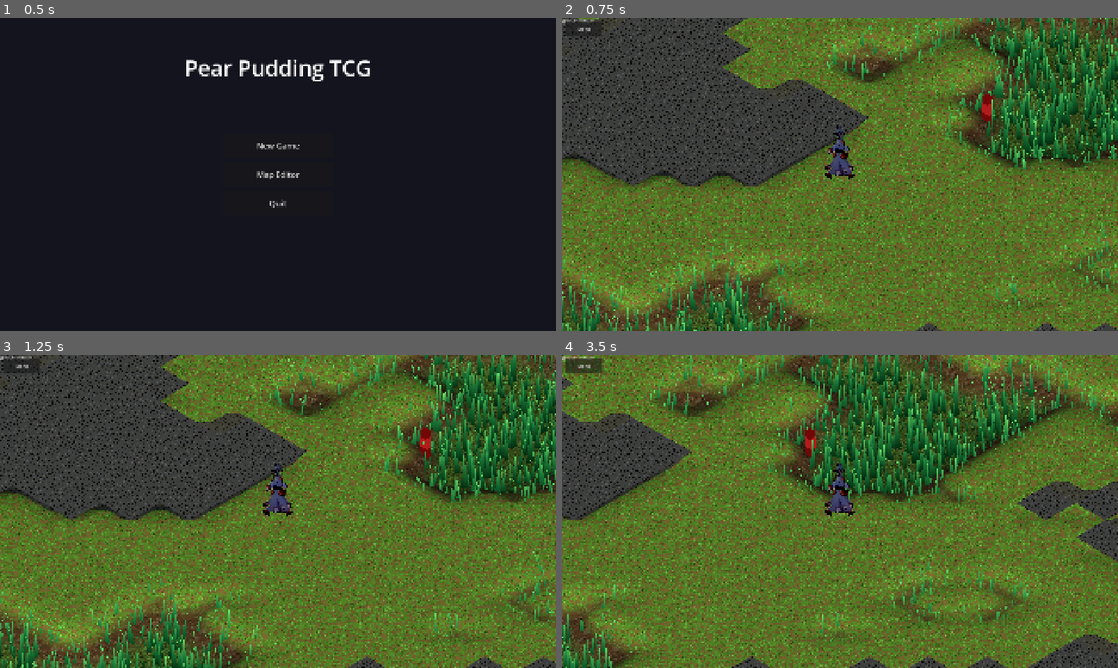
Above: before the commit, frames 1-4 (two rows, left to right).
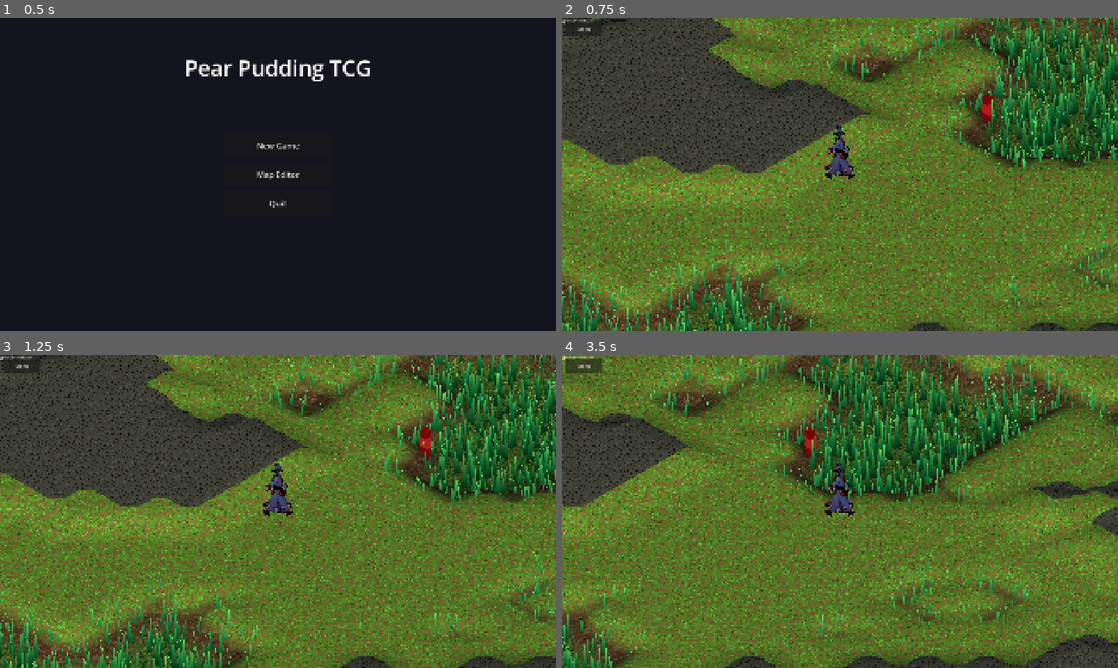
Above: after the commit, the same moments.

Repository: ChrisPauly97/pear-pudding-godot
Game: Godot game, scene res://scenes/ui/MenuScene.tscn
Same seed, same stepped clock (60 frames per second), same inputs: the game is played once before the commit and once after it.
Inputs (mouse positions are in pixels of both pictures, inside the frame that each line leads up to):
- Up to frame 1 (0.5 s): no input
- Up to frame 2 (0.75 s): click "New Game" at 0.5 s
- Up to frame 3 (1.25 s): no input
- Up to frame 4 (3.5 s): tap Enter at 1.25 s; move the mouse to (962, 495) at 1.27 s; hold D (move_right) 1.28-2 s; hold E (interact) 1.28-2 s; click (962, 495) at 1.42 s; tap Space (jump) at 1.52 s; drag from (728, 527) to (812, 574) at 2.02 s; move the mouse to (895, 442) at 2.77 s; hold D (move_right) from 2.78 s (still down); tap 2 at 2.85 s

Frame 1 is identical in both runs. In frame 2, 7.3% of the frame differs, in the area x 0-100%, y 0-100%; in frame 3, 7.2%; in frame 4, 7.0%.

Commit message:
Render walls as smooth terrain mounds matching hill rendering
Walls now use the same smoothstep height field, finite-difference normals,
and slope-based texture blending as hills instead of flat box-face geometry
with separate StandardMaterial3D surfaces.

- TerrainMath.compute_height_field: accepts height_lookup, includes TILE_WALL
  tiles in smoothstep computation (independent hill/wall contributions, max wins)
- TerrainMath.get_height_at: same unified algorithm for entity placement
- terrain.gdshader: wall branch uses slope-based zone blending (grass base →
  wall_side on slopes → wall_top on plateau) matching the hill branch
- Wall max height clamped to 10 world units (WALL_MAX_H)
- Removed build_wall_mesh, add_wall_side, ensure_wall_materials,
  get_wall_materials from TerrainMath (no longer needed)
- ChunkRenderer/WorldScene: removed wall visual mesh code, kept collision boxes
- Snapshot now includes height_grid for thread-safe wall height lookup

https://claude.ai/code/session_016ncjJWYM2o8LeUHatXrJXx

Diff:
--- a/assets/shaders/terrain.gdshader
+++ b/assets/shaders/terrain.gdshader
@@ -9,7 +9,9 @@
 uniform sampler2D hill_side_texture : source_color, hint_default_white;
 // Grassy top shown on the flat plateau of hills (high-height zone)
 uniform sampler2D hill_texture      : source_color, hint_default_white;
-// Stone floor shown under wall tiles
+// Earthy/stone texture shown on the steep slopes of walls
+uniform sampler2D wall_side_texture : source_color, hint_default_white;
+// Stone floor shown on the flat plateau of walls
 uniform sampler2D wall_top_texture  : source_color, hint_default_white;
 
 // How many times the textures tile per world unit
@@ -92,8 +94,20 @@
 	bool is_wall = v_wall > 0.5;
 
 	if (is_wall) {
-		vec3 wall_col = vec3(0.49 + d1 * 0.07, 0.38 + d1 * 0.05, 0.18 + d1 * 0.04);
-		base_col = mix(wall_col, texture(wall_top_texture, uv_xz).rgb, 0.85);
+		// Same slope-based zone blending as hills, but with wall textures
+		vec3 grass_col_w = vec3(0.44 + d0 * 0.11, 0.62 + d0 * 0.09, 0.25 + d0 * 0.05);
+		grass_col_w = mix(grass_col_w, texture(grass_texture, uv_xz).rgb, 0.85);
+		base_col = grass_col_w;
+		if (t_side > 0.01) {
+			vec3 side_col = vec3(0.42 + d1 * 0.07, 0.36 + d1 * 0.05, 0.28 + d1 * 0.04);
+			side_col = mix(side_col, texture(wall_side_texture, uv_xz).rgb, 0.85);
+			base_col = mix(base_col, side_col, t_side);
+		}
+		if (t_top > 0.01) {
+			vec3 top_col = vec3(0.49 + d1 * 0.07, 0.38 + d1 * 0.05, 0.18 + d1 * 0.04);
+			top_col = mix(top_col, texture(wall_top_texture, uv_xz).rgb, 0.85);
+			base_col = mix(base_col, top_col, t_top);
+		}
 	} else if (t_side < 0.01 && t_top < 0.01) {
 		// Pure flat grass — most common, single texture fetch
 		vec3 grass_col = vec3(0.44 + d0 * 0.11, 0.62 + d0 * 0.09, 0.25 + d0 * 0.05);
--- a/game_logic/TerrainMath.gd
+++ b/game_logic/TerrainMath.gd
@@ -5,6 +5,9 @@
 # named-map path (WorldScene) and the infinite-chunk path (ChunkRenderer).
 # Eliminates the three duplicate smoothstep implementations and the two
 # duplicate mesh-builder copies.
+
+# Maximum wall height in world units (walls are clamped to this)
+const WALL_MAX_H: float = 10.0
 
 # ── Height computation ────────────────────────────────────────────────────
 
@@ -20,42 +23,53 @@
 	var vtx: int = int(wx / IsoConst.TILE_SIZE)
 	var vtz: int = int(wz / IsoConst.TILE_SIZE)
 	var curve_r_sq: float = curve_r * curve_r
-	var min_dist_sq: float = curve_r_sq
+	var min_dist_sq_hill: float = curve_r_sq
+	var min_dist_sq_wall: float = curve_r_sq
+	var nearest_wall_peak: float = 0.0
 	for dtz in range(-tile_check, tile_check + 1):
 		for dtx in range(-tile_check, tile_check + 1):
 			var ttx: int = vtx + dtx
 			var ttz: int = vtz + dtz
-			if tile_lookup.call(ttx, ttz) != IsoConst.TILE_HILL:
+			var tile_type: int = tile_lookup.call(ttx, ttz)
+			if tile_type != IsoConst.TILE_HILL and tile_type != IsoConst.TILE_WALL:
 				continue
 			var near_x: float = clamp(wx, float(ttx) * IsoConst.TILE_SIZE, float(ttx + 1) * IsoConst.TILE_SIZE)
 			var near_z: float = clamp(wz, float(ttz) * IsoConst.TILE_SIZE, float(ttz + 1) * IsoConst.TILE_SIZE)
 			var ddx: float = wx - near_x
 			var ddz: float = wz - near_z
 			var dist_sq: float = ddx * ddx + ddz * ddz
-			if dist_sq < min_dist_sq:
-				min_dist_sq = dist_sq
-	if min_dist_sq >= curve_r_sq:
-		return 0.0
-	var t: float = 1.0 - sqrt(min_dist_sq) / curve_r
-	t = t * t * (3.0 - 2.0 * t)
-	var base_h: float = peak_h * t
-
-	# If standing on a wall tile, add the wall block height
-	var tile_at: int = tile_lookup.call(vtx, vtz)
-	if tile_at == IsoConst.TILE_WALL:
-		var wh: int = height_lookup.call(vtx, vtz)
-		base_h += float(maxi(1, wh)) * IsoConst.WALL_FACE_H
-
-	return base_h
+			if tile_type == IsoConst.TILE_HILL:
+				if dist_sq < min_dist_sq_hill:
+					min_dist_sq_hill = dist_sq
+			else:  # TILE_WALL
+				if dist_sq < min_dist_sq_wall:
+					min_dist_sq_wall = dist_sq
+					var wh: int = height_lookup.call(ttx, ttz)
+					nearest_wall_peak = minf(float(maxi(1, wh)) * IsoConst.WALL_FACE_H, WALL_MAX_H)
+
+	var h: float = 0.0
+	if min_dist_sq_hill < curve_r_sq:
+		var t: float = 1.0 - sqrt(min_dist_sq_hill) / curve_r
+		t = t * t * (3.0 - 2.0 * t)
+		h = peak_h * t
+	if min_dist_sq_wall < curve_r_sq:
+		var tw: float = 1.0 - sqrt(min_dist_sq_wall) / curve_r
+		tw = tw * tw * (3.0 - 2.0 * tw)
+		var wh: float = nearest_wall_peak * tw
+		if wh > h:
+			h = wh
+	return h
 
 ## Compute a packed height field for a grid of vertices.
 ## tile_lookup: Callable(ttx: int, ttz: int) -> int — returns tile type
+## height_lookup: Callable(ttx: int, ttz: int) -> int — returns wall height
 ## origin_x, origin_z: world-space origin of the grid
 ## nvx, nvz: vertex count in each axis
 ## step: world units between vertices
 ## curve_r, peak_h: smoothstep parameters
 static func compute_height_field(
 		tile_lookup: Callable,
+		height_lookup: Callable,
 		origin_x: float, origin_z: float,
 		nvx: int, nvz: int, step: float,
 		curve_r: float, peak_h: float) -> PackedFloat32Array:
@@ -71,26 +85,42 @@
 			var gz: float = origin_z + iz * step
 			var vtx: int = int(gx / IsoConst.TILE_SIZE)
 			var vtz: int = int(gz / IsoConst.TILE_SIZE)
-			var min_dist_sq: float = curve_r_sq
+			var min_dist_sq_hill: float = curve_r_sq
+			var min_dist_sq_wall: float = curve_r_sq
+			var nearest_wall_peak: float = 0.0
 			for dtz in range(-tile_check, tile_check + 1):
 				for dtx in range(-tile_check, tile_check + 1):
 					var ttx: int = vtx + dtx
 					var ttz: int = vtz + dtz
-					if tile_lookup.call(ttx, ttz) != IsoConst.TILE_HILL:
+					var tile_type: int = tile_lookup.call(ttx, ttz)
+					if tile_type != IsoConst.TILE_HILL and tile_type != IsoConst.TILE_WALL:
 						continue
 					var near_x: float = clamp(gx, float(ttx) * IsoConst.TILE_SIZE, float(ttx + 1) * IsoConst.TILE_SIZE)
 					var near_z: float = clamp(gz, float(ttz) * IsoConst.TILE_SIZE, float(ttz + 1) * IsoConst.TILE_SIZE)
 					var ddx: float = gx - near_x
 					var ddz: float = gz - near_z
 					var dist_sq: float = ddx * ddx + ddz * ddz
-					if dist_sq < min_dist_sq:
-						min_dist_sq = dist_sq
-			if min_dist_sq >= curve_r_sq:
-				hfield[iz * nvx + ix] = 0.0
-			else:
-				var t: float = 1.0 - sqrt(min_dist_sq) * inv_curve_r
+					if tile_type == IsoConst.TILE_HILL:
+						if dist_sq < min_dist_sq_hill:
+							min_dist_sq_hill = dist_sq
+					else:  # TILE_WALL
+						if dist_sq < min_dist_sq_wall:
+							min_dist_sq_wall = dist_sq
+							var wh: int = height_lookup.call(ttx, ttz)
+							nearest_wall_peak = minf(float(maxi(1, wh)) * IsoConst.WALL_FACE_H, WALL_MAX_H)
+
+			var h: float = 0.0
+			if min_dist_sq_hill < curve_r_sq:
+				var t: float = 1.0 - sqrt(min_dist_sq_hill) * inv_curve_r
 				t = t * t * (3.0 - 2.0 * t)
-				hfield[iz * nvx + ix] = peak_h * t
+				h = peak_h * t
+			if min_dist_sq_wall < curve_r_sq:
+				var tw: float = 1.0 - sqrt(min_dist_sq_wall) * inv_curve_r
+				tw = tw * tw * (3.0 - 2.0 * tw)
+				var wh: float = nearest_wall_peak * tw
+				if wh > h:
+					h = wh
+			hfield[iz * nvx + ix] = h
 	return hfield
 
 # ── Terrain mesh building ─────────────────────────────────────────────────
@@ -250,162 +280,6 @@
 
 	return { "mesh": terrain_mesh, "hmap": hmap }
 
-# ── Wall mesh building ────────────────────────────────────────────────────
-
-## Build a quad (2 triangles) for a wall side face.
-static func add_wall_side(
-		verts: PackedVector3Array, normals: PackedVector3Array,
-		uvs: PackedVector2Array, indices: PackedInt32Array,
-		bl: Vector3, br: Vector3, tr: Vector3, tl: Vector3,
-		normal: Vector3, h: float) -> void:
-	var i: int = verts.size()
-	verts.append_array([bl, br, tr, tl])
-	normals.append_array([normal, normal, normal, normal])
-	uvs.append_array([Vector2(0.0, h), Vector2(1.0, h), Vector2(1.0, 0.0), Vector2(0.0, 0.0)])
-	indices.append_array([i, i + 1, i + 2, i, i + 2, i + 3])
-
-## Build wall ArrayMesh from tile data. Returns null if no walls.
-## get_tile_fn: Callable(lx: int, lz: int) -> int
-## get_height_fn: Callable(lx: int, lz: int) -> int
-## grid_w, grid_h: tile grid dimensions to iterate
-static func build_wall_mesh(
-		get_tile_fn: Callable, get_height_fn: Callable,
-		grid_w: int, grid_h: int) -> ArrayMesh:
-	var lv := PackedVector3Array()
-	var ln := PackedVector3Array()
-	var lu := PackedVector2Array()
-	var li := PackedInt32Array()
-	var rv := PackedVector3Array()
-	var rn := PackedVector3Array()
-	var ru := PackedVector2Array()
-	var ri := PackedInt32Array()
-	var tv := PackedVector3Array()
-	var tn := PackedVector3Array()
-	var tu := PackedVector2Array()
-	var ti := PackedInt32Array()
-
-	for lz in range(grid_h):
-		for lx in range(grid_w):
-			if get_tile_fn.call(lx, lz) != IsoConst.TILE_WALL:
-				continue
-			var h: int = max(1, get_height_fn.call(lx, lz))
-			var fh: float = float(h)
-			var top_y: float = fh * IsoConst.WALL_FACE_H
-			var x0: float = float(lx) * IsoConst.TILE_SIZE
-			var x1: float = x0 + IsoConst.TILE_SIZE
-			var z0: float = float(lz) * IsoConst.TILE_SIZE
-			var z1: float = z0 + IsoConst.TILE_SIZE
-			var tbase: int = tv.size()
-			tv.append_array([
-				Vector3(x0, top_y, z0), Vector3(x1, top_y, z0),
-				Vector3(x1, top_y, z1), Vector3(x0, top_y, z1)
-			])
-			tn.append_array([Vector3.UP, Vector3.UP, Vector3.UP, Vector3.UP])
-			tu.append_array([Vector2(0.0, 0.0), Vector2(1.0, 0.0), Vector2(1.0, 1.0), Vector2(0.0, 1.0)])
-			ti.append_array([tbase, tbase + 1, tbase + 2, tbase, tbase + 2, tbase + 3])
-			# South face (+Z, at z1) — visible when south neighbour is lower
-			var nb_h_s: int = 0
-			if get_tile_fn.call(lx, lz + 1) == IsoConst.TILE_WALL:
-				nb_h_s = max(1, get_height_fn.call(lx, lz + 1))
-			if nb_h_s < h:
-				var bot_s: float = float(nb_h_s) * IsoConst.WALL_FACE_H
-				add_wall_side(lv, ln, lu, li,
-					Vector3(x0, bot_s, z1), Vector3(x1, bot_s, z1),
-					Vector3(x1, top_y, z1), Vector3(x0, top_y, z1),
-					Vector3(0.0, 0.0, 1.0), float(h - nb_h_s))
-			# North face (+Z normal at z0) — visible when north neighbour is lower
-			var nb_h_n: int = 0
-			if get_tile_fn.call(lx, lz - 1) == IsoConst.TILE_WALL:
-				nb_h_n = max(1, get_height_fn.call(lx, lz - 1))
-			if nb_h_n < h:
-				var bot_n: float = float(nb_h_n) * IsoConst.WALL_FACE_H
-				add_wall_side(lv, ln, lu, li,
-					Vector3(x0, bot_n, z0), Vector3(x1, bot_n, z0),
-					Vector3(x1, top_y, z0), Vector3(x0, top_y, z0),
-					Vector3(0.0, 0.0, 1.0), float(h - nb_h_n))
-			# East face (+X, at x1) — visible when east neighbour is lower
-			var nb_h_e: int = 0
-			if get_tile_fn.call(lx + 1, lz) == IsoConst.TILE_WALL:
-				nb_h_e = max(1, get_height_fn.call(lx + 1, lz))
-			if nb_h_e < h:
-				var bot_e: float = float(nb_h_e) * IsoConst.WALL_FACE_H
-				add_wall_side(rv, rn, ru, ri,
-					Vector3(x1, bot_e, z1), Vector3(x1, bot_e, z0),
-					Vector3(x1, top_y, z0), Vector3(x1, top_y, z1),
-					Vector3(1.0, 0.0, 0.0), float(h - nb_h_e))
-			# West face (+X normal at x0) — visible when west neighbour is lower
-			var nb_h_w: int = 0
-			if get_tile_fn.call(lx - 1, lz) == IsoConst.TILE_WALL:
-				nb_h_w = max(1, get_height_fn.call(lx - 1, lz))
-			if nb_h_w < h:
-				var bot_w: float = float(nb_h_w) * IsoConst.WALL_FACE_H
-				add_wall_side(rv, rn, ru, ri,
-					Vector3(x0, bot_w, z1), Vector3(x0, bot_w, z0),
-					Vector3(x0, top_y, z0), Vector3(x0, top_y, z1),
-					Vector3(1.0, 0.0, 0.0), float(h - nb_h_w))
-
-	if lv.is_empty() and rv.is_empty() and tv.is_empty():
-		return null
-
-	var mesh := ArrayMesh.new()
-	var surface_types: Array[int] = []  # 0=left, 1=right, 2=top
-	if not lv.is_empty():
-		var arr: Array = []
-		arr.resize(Mesh.ARRAY_MAX)
-		arr[Mesh.ARRAY_VERTEX] = lv
-		arr[Mesh.ARRAY_NORMAL] = ln
-		arr[Mesh.ARRAY_TEX_UV] = lu
-		arr[Mesh.ARRAY_INDEX]  = li
-		mesh.add_surface_from_arrays(Mesh.PRIMITIVE_TRIANGLES, arr)
-		surface_types.append(0)
-	if not rv.is_empty():
-		var arr: Array = []
-		arr.resize(Mesh.ARRAY_MAX)
-		arr[Mesh.ARRAY_VERTEX] = rv
-		arr[Mesh.ARRAY_NORMAL] = rn
-		arr[Mesh.ARRAY_TEX_UV] = ru
-		arr[Mesh.ARRAY_INDEX]  = ri
-		mesh.add_surface_from_arrays(Mesh.PRIMITIVE_TRIANGLES, arr)
-		surface_types.append(1)
-	if not tv.is_empty():
-		var arr: Array = []
-		arr.resize(Mesh.ARRAY_MAX)
-		arr[Mesh.ARRAY_VERTEX] = tv
-		arr[Mesh.ARRAY_NORMAL] = tn
-		arr[Mesh.ARRAY_TEX_UV] = tu
-		arr[Mesh.ARRAY_INDEX]  = ti
-		mesh.add_surface_from_arrays(Mesh.PRIMITIVE_TRIANGLES, arr)
-		surface_types.append(2)
-	mesh.set_meta("surface_types", surface_types)
-	return mesh
-
-# ── Shared wall materials ─────────────────────────────────────────────────
-
-static var _wall_left_mat:  StandardMaterial3D
-static var _wall_right_mat: StandardMaterial3D
-static var _wall_top_mat:   StandardMaterial3D
-
-static func ensure_wall_materials(
-		tex_left: Texture2D, tex_right: Texture2D, tex_top: Texture2D) -> void:
-	if _wall_left_mat == null:
-		_wall_left_mat = StandardMaterial3D.new()
-		_wall_left_mat.albedo_texture = tex_left
-		_wall_left_mat.texture_filter = BaseMaterial3D.TEXTURE_FILTER_NEAREST
-		_wall_left_mat.shading_mode = BaseMaterial3D.SHADING_MODE_UNSHADED
-	if _wall_right_mat == null:
-		_wall_right_mat = StandardMaterial3D.new()
-		_wall_right_mat.albedo_texture = tex_right
-		_wall_right_mat.texture_filter = BaseMaterial3D.TEXTURE_FILTER_NEAREST
-		_wall_right_mat.shading_mode = BaseMaterial3D.SHADING_MODE_UNSHADED
-	if _wall_top_mat == null:
-		_wall_top_mat = StandardMaterial3D.new()
-		_wall_top_mat.albedo_texture = tex_top
-		_wall_top_mat.texture_filter = BaseMaterial3D.TEXTURE_FILTER_NEAREST
-		_wall_top_mat.shading_mode = BaseMaterial3D.SHADING_MODE_UNSHADED
-
-static func get_wall_materials() -> Array[StandardMaterial3D]:
-	return [_wall_left_mat, _wall_right_mat, _wall_top_mat]
-
 # ── Entity spawning ───────────────────────────────────────────────────────
 
 static func spawn_entity(scene: PackedScene, data: Dictionary, y_offset: float,
--- a/scenes/world/ChunkRenderer.gd
+++ b/scenes/world/ChunkRenderer.gd
@@ -1,8 +1,5 @@
 extends Node3D
 
-const _TexWallLeft:  Texture2D = preload("res://assets/textures/wall_side_left.png")
-const _TexWallRight: Texture2D = preload("res://assets/textures/wall_side_right.png")
-const _TexWallTop:   Texture2D = preload("res://assets/textures/wall_top.png")
 const GrassBlades = preload("res://scenes/world/GrassBlades.gd")
 const TerrainMath = preload("res://game_logic/TerrainMath.gd")
 
@@ -32,6 +29,7 @@
 static func prepare_terrain(
 		chunk_data: RefCounted,
 		tile_grid: PackedInt32Array,
+		height_grid: PackedInt32Array,
 		grid_min_x: int, grid_min_z: int, grid_w: int) -> Dictionary:
 
 	const CHUNK_SIZE: int = 16
@@ -48,8 +46,15 @@
 			return IsoConst.TILE_WALL
 		return tile_grid[li]
 
+	# Build a height lookup that reads from the pre-snapshotted packed grid
+	var grid_height_lookup := func(ttx: int, ttz: int) -> int:
+		var li: int = (ttz - grid_min_z) * grid_w + (ttx - grid_min_x)
+		if li < 0 or li >= height_grid.size():
+			return 1
+		return height_grid[li]
+
 	var hfield: PackedFloat32Array = TerrainMath.compute_height_field(
-			grid_tile_lookup,
+			grid_tile_lookup, grid_height_lookup,
 			chunk_origin.x, chunk_origin.z,
 			nvx, nvz, step,
 			CURVE_R, PLATEAU_H)
@@ -59,16 +64,10 @@
 			chunk_origin.x, chunk_origin.z,
 			nvx, nvz, step, PLATEAU_H)
 
-	# Also build wall mesh arrays on this worker thread (avoids main-thread ArrayMesh work)
-	var wall_mesh: ArrayMesh = TerrainMath.build_wall_mesh(
-			chunk_data.get_tile, chunk_data.get_height,
-			CHUNK_SIZE, CHUNK_SIZE)
-
 	return {
 		"mesh":        terrain_res["mesh"],
 		"hmap":        terrain_res["hmap"],
 		"chunk_world": float(CHUNK_SIZE) * IsoConst.TILE_SIZE,
-		"wall_mesh":   wall_mesh,
 	}
 
 # ── Main entry point (main thread only) ───────────────────────────────────
@@ -83,7 +82,6 @@
 	position = chunk_data.origin_world()
 
 	_apply_terrain_visual(terrain_res)
-	_apply_wall_visual(terrain_res.get("wall_mesh"))
 	_build_grass(world_scene)
 	_spawn_entities(world_scene)
 
@@ -123,19 +121,6 @@
 	add_child(body)
 
 # ── Walls ──────────────────────────────────────────────────────────────────
-
-func _apply_wall_visual(wall_mesh: ArrayMesh) -> void:
-	if wall_mesh == null:
-		return
-	TerrainMath.ensure_wall_materials(_TexWallLeft, _TexWallRight, _TexWallTop)
-	var mi := MeshInstance3D.new()
-	mi.mesh = wall_mesh
-	var wall_mats: Array[StandardMaterial3D] = TerrainMath.get_wall_materials()
-	var surface_types: Array = wall_mesh.get_meta("surface_types", [])
-	for surf in range(surface_types.size()):
-		var st: int = surface_types[surf]
-		mi.set_surface_override_material(surf, wall_mats[st])
-	add_child(mi)
 
 func _build_walls_physics() -> void:
 	# Greedy row merge: instead of one BoxShape3D per wall tile, merge consecutive
--- a/scenes/world/WorldScene.gd
+++ b/scenes/world/WorldScene.gd
@@ -12,8 +12,6 @@
 const _TexHillSide:  Texture2D = preload("res://assets/textures/hill_side.png")
 const _TexHillTop:   Texture2D = preload("res://assets/textures/hill_top.png")
 const _TexWallTop:   Texture2D = preload("res://assets/textures/wall_top.png")
-const _TexWallLeft:  Texture2D = preload("res://assets/textures/wall_side_left.png")
-const _TexWallRight: Texture2D = preload("res://assets/textures/wall_side_right.png")
 
 # Preload entity scenes — avoids filesystem hits during spawning
 const _PlayerScene       = preload("res://scenes/world/entities/Player.tscn")
@@ -378,20 +376,27 @@
 	var grid_w: int = CHUNK_SIZE + TILE_CHECK * 2 + 1
 	var grid_h: int = CHUNK_SIZE + TILE_CHECK * 2 + 1
 	var tile_grid := PackedInt32Array()
+	var height_grid := PackedInt32Array()
 	tile_grid.resize(grid_w * grid_h)
+	height_grid.resize(grid_w * grid_h)
 	for gz in range(grid_h):
 		for gx in range(grid_w):
-			tile_grid[gz * grid_w + gx] = get_tile_global(grid_min_x + gx, grid_min_z + gz)
-	return [tile_grid, grid_min_x, grid_min_z, grid_w]
+			var idx: int = gz * grid_w + gx
+			var wtx: int = grid_min_x + gx
+			var wtz: int = grid_min_z + gz
+			tile_grid[idx] = get_tile_global(wtx, wtz)
+			height_grid[idx] = _get_height_global(wtx, wtz)
+	return [tile_grid, height_grid, grid_min_x, grid_min_z, grid_w]
 
 # ── Threaded chunk building ────────────────────────────────────────────────
 
 # Worker-thread task: does the heavy CPU work (height field, packed arrays,
 # ArrayMesh, HeightMapShape3D) without touching the scene tree.
 func _chunk_prepare_task(key: Vector2i, chunk_data: RefCounted,
-		tile_grid: PackedInt32Array, grid_min_x: int, grid_min_z: int, grid_w: int) -> void:
+		tile_grid: PackedInt32Array, height_grid: PackedInt32Array,
+		grid_min_x: int, grid_min_z: int, grid_w: int) -> void:
 	var terrain_res: Dictionary = ChunkRenderer.prepare_terrain(
-			chunk_data, tile_grid, grid_min_x, grid_min_z, grid_w)
+			chunk_data, tile_grid, height_grid, grid_min_x, grid_min_z, grid_w)
 	_chunk_build_mutex.lock()
 	_chunk_build_results.append({ "key": key, "chunk_data": chunk_data, "terrain_res": terrain_res })
 	_chunk_build_mutex.unlock()
@@ -436,7 +441,7 @@
 		_chunk_build_queue.remove_at(i)
 		_chunk_queued.erase(key)
 		var task_id: int = WorkerThreadPool.add_task(_chunk_prepare_task.bind(
-				key, chunk_data, snap[0], snap[1], snap[2], snap[3]))
+				key, chunk_data, snap[0], snap[1], snap[2], snap[3], snap[4]))
 		_chunk_task_ids.append(task_id)
 		# don't increment i — next item shifted into position
 
@@ -480,7 +485,7 @@
 	if not _chunk_data_cache.has(key) or not _chunk_data_cache[key].has_entities:
 		_chunk_data_cache[key] = InfiniteWorldGen.generate_chunk(key.x, key.y, WORLD_SEED)
 	var chunk: RefCounted = _chunk_data_cache[key]
-	var terrain_res: Dictionary = ChunkRenderer.prepare_terrain(chunk, snap[0], snap[1], snap[2], snap[3])
+	var terrain_res: Dictionary = ChunkRenderer.prepare_terrain(chunk, snap[0], snap[1], snap[2], snap[3], snap[4])
 	for c_data in chunk.chests:
 		var cid: String = str(c_data.get("id", ""))
 		_active_chest_data[cid] = c_data
@@ -561,7 +566,7 @@
 	var step: float = IsoConst.TILE_SIZE / float(TERRAIN_VDENSITY)
 
 	var hfield: PackedFloat32Array = TerrainMath.compute_height_field(
-			world_map.get_tile, 0.0, 0.0,
+			world_map.get_tile, world_map.get_height, 0.0, 0.0,
 			nvx, nvz, step, HILL_RAMP_R, HILL_PEAK_H)
 
 	var terrain_res: Dictionary = TerrainMath.build_terrain_mesh(
@@ -581,6 +586,7 @@
 	mat.set_shader_parameter("grass_texture",     _TexGrass)
 	mat.set_shader_parameter("hill_side_texture", _TexHillSide)
 	mat.set_shader_parameter("hill_texture",      _TexHillTop)
+	mat.set_shader_parameter("wall_side_texture", _TexHillSide)
 	mat.set_shader_parameter("wall_top_texture",  _TexWallTop)
 	mat.set_shader_parameter("uv_scale", 0.5)
 	return mat
@@ -600,12 +606,8 @@
 	add_child(body)
 
 func _build_walls() -> void:
-	# Build wall visual mesh via shared TerrainMath
-	var wall_mesh: ArrayMesh = TerrainMath.build_wall_mesh(
-			world_map.get_tile, world_map.get_height,
-			WorldMap.MAP_WIDTH, WorldMap.MAP_HEIGHT)
-
-	# Build wall collision (per-tile boxes for named maps)
+	# Wall visuals are now part of the terrain mesh (smooth mounds like hills).
+	# Only collision boxes are needed here.
 	var wall_body := StaticBody3D.new()
 	wall_body.name = "WallCollision"
 	wall_body.collision_layer = 4
@@ -626,19 +628,8 @@
 			col.position = Vector3(x0 + IsoConst.TILE_SIZE * 0.5, top_y * 0.5, z0 + IsoConst.TILE_SIZE * 0.5)
 			wall_body.add_child(col)
 
-	if wall_mesh == null:
-		return
-
-	TerrainMath.ensure_wall_materials(_TexWallLeft, _TexWallRight, _TexWallTop)
-	var wall_mats: Array[StandardMaterial3D] = TerrainMath.get_wall_materials()
-	var mi := MeshInstance3D.new()
-	mi.mesh = wall_mesh
-	var surface_types: Array = wall_mesh.get_meta("surface_types", [])
-	for surf in range(surface_types.size()):
-		var st: int = surface_types[surf]
-		mi.set_surface_override_material(surf, wall_mats[st])
-	_wall_meshes.add_child(mi)
-	_wall_meshes.add_child(wall_body)
+	if wall_body.get_child_count() > 0:
+		_wall_meshes.add_child(wall_body)
 
 func flush_save_position() -> void:
 	if _player:
